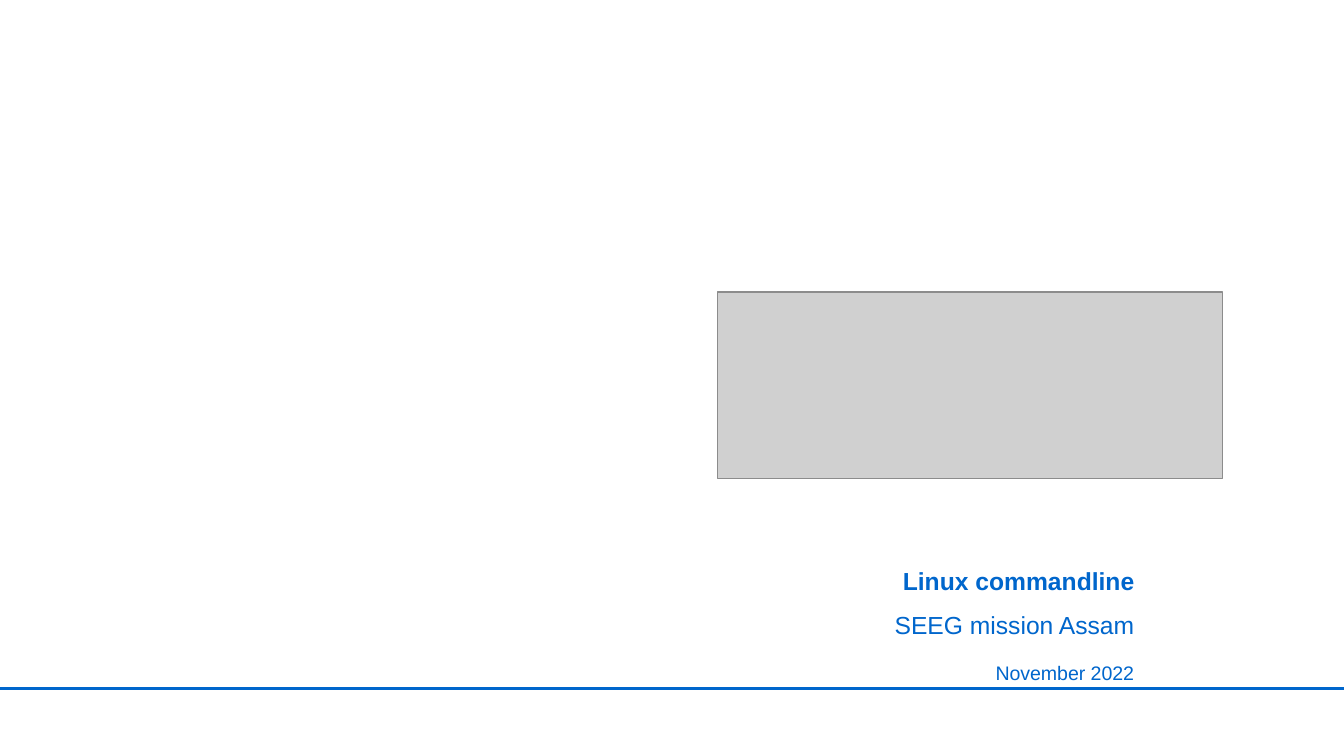
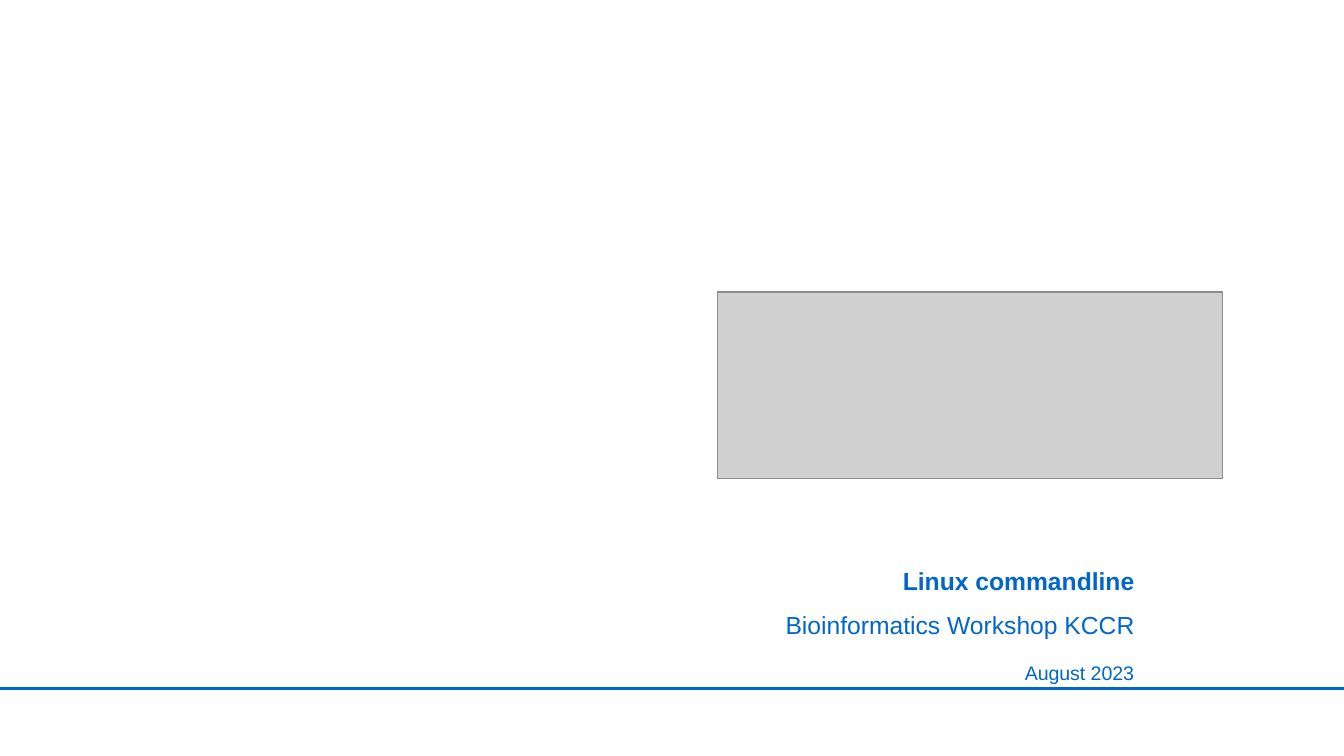
Before and after one commit to UdoGi/KCCR_snakemake_pipeline, a slide deck: slide 1 of slides/ghana_linux_basics.pptx. Drawn at 1344x756 pixels with LibreOffice and Linux fonts; fonts in the diff are those of the drawing; grey boxes stand for pictures; background and template pictures are left out. Boxes give left, top, right and bottom in pixels: in the first picture for what was removed or moved away, otherwise in the second. Text is boxed around its words. In the diff, an @@ line names an element or a change of style, - is before the commit and + after.

```diff
--- a/slides/ghana_linux_basics.pptx
+++ b/slides/ghana_linux_basics.pptx
@@ text at (786,616,1134,684): text changed @@
-SEEG mission Assam
-November 2022
+Bioinformatics Workshop KCCR
+August 2023
```
Also in this commit, not shown: 1 other slide changed, 2 slides added, 3 other files.
